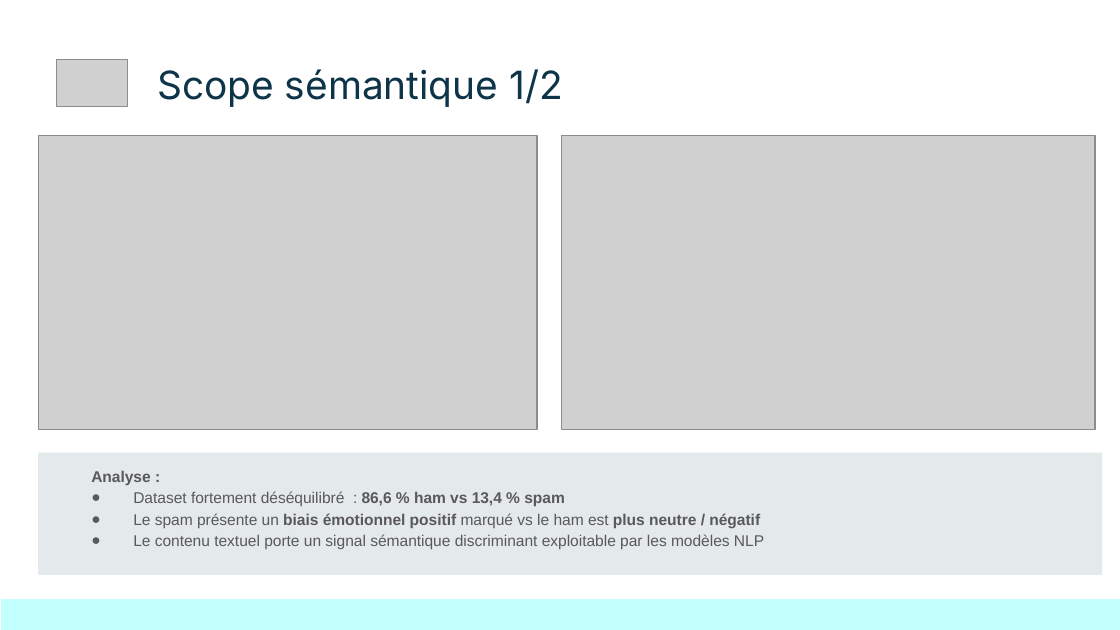
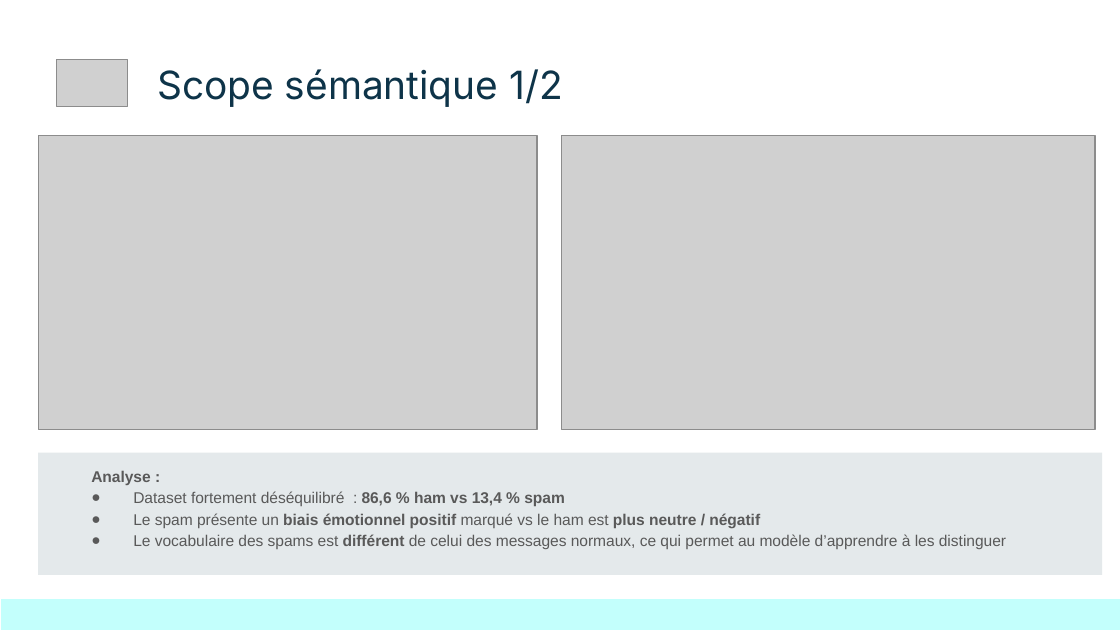
Before and after one commit to jyvuillequez/Bloc_04_Projet_ATnT, a slide deck: slide 4 of présentation/Bloc_04_Projet_ATnT.pptx. Drawn at 1120x630 pixels with LibreOffice and Linux fonts; fonts in the diff are those of the drawing; grey boxes stand for pictures. Boxes give left, top, right and bottom in pixels: in the first picture for what was removed or moved away, otherwise in the second. Text is boxed around its words. In the diff, an @@ line names an element or a change of style, - is before the commit and + after.

```diff
--- a/présentation/Bloc_04_Projet_ATnT.pptx
+++ b/présentation/Bloc_04_Projet_ATnT.pptx
@@ text at bbox=[133, 534, 1006, 549]: text changed @@
-● Le contenu textuel porte un signal sémantique discriminant exploitable par les modèles NLP
+● Le vocabulaire des spams est différent de celui des messages normaux, ce qui permet au modèle d’apprendre à les distinguer
```
Also in this commit, not shown: 5 other slides changed, 2 other files.
